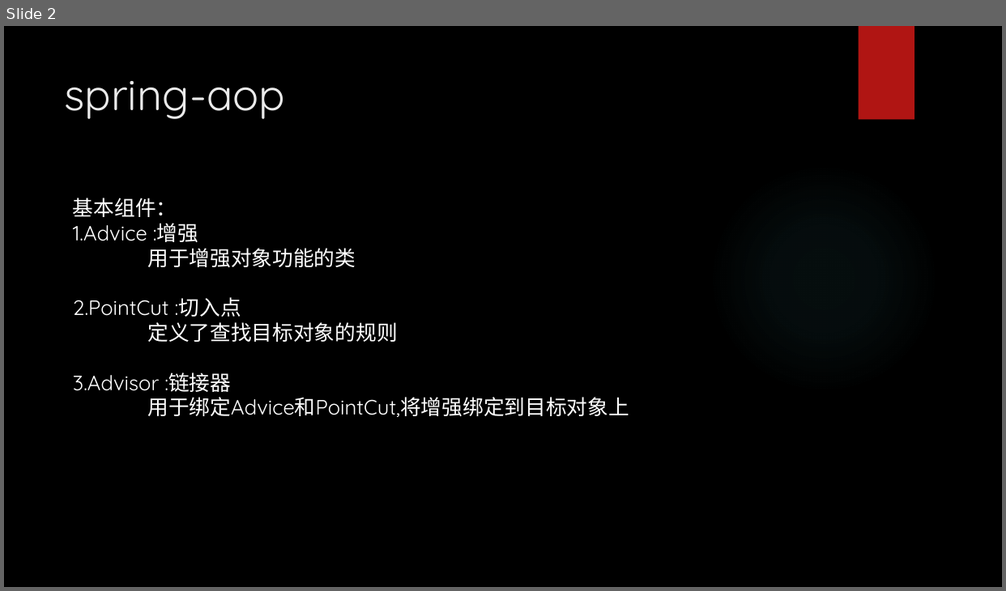
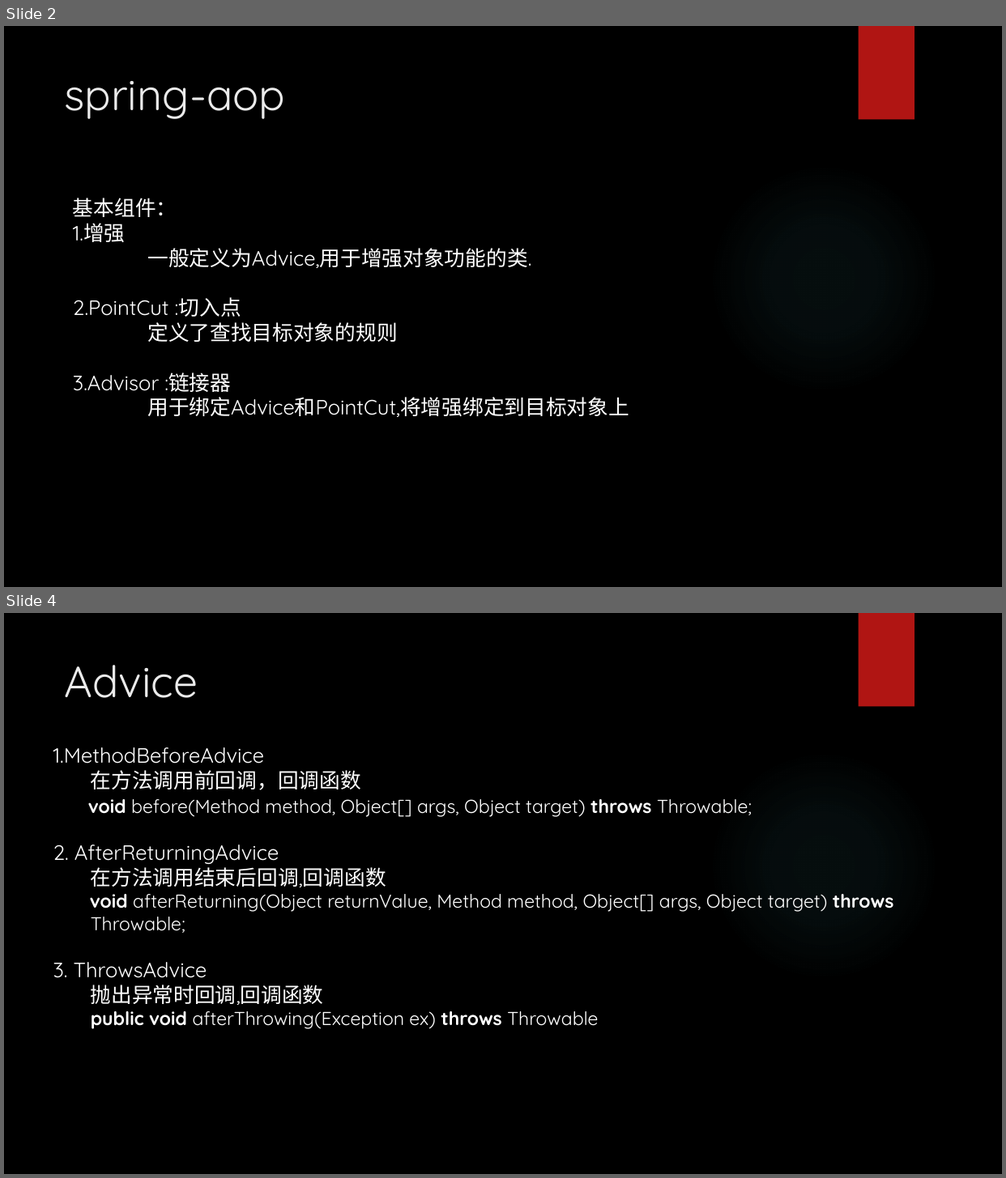
Before and after one commit to liuniudun/doc, a slide deck: Spring-aop.pptx. Shown one above the other, each under a label of ours: slide 2 before the commit, slides 2 and 4 after it; the slides between them are not shown. The pictures are 1006x591 and 1006x1178 pixels, drawn with LibreOffice and Linux fonts; fonts in the diff are those of the drawing; background and template pictures are left out. Boxes give left, top, right and bottom in pixels: in the first picture for what was removed or moved away, otherwise in the second. Text is boxed around its words. In the diff, an @@ line names an element or a change of style, - is before the commit and + after.

```diff
--- a/Spring-aop.pptx
+++ b/Spring-aop.pptx
@@ slide 4 added at (4,613,1002,1174), background picture (left out); not listed: 2 template elements that a slide beside it also shows @@
@@ title added at (65,665,198,698), 42 pt, text #EBEBEB @@
+Advice
@@ text added at (53,747,893,1029), 18 pt, text #FFFFFF @@
+1.MethodBeforeAdvice
+在方法调用前回调，回调函数
+void before(Method method, Object[] args, Object target) throws Throwable;
+2. AfterReturningAdvice
+在方法调用结束后回调,回调函数
+void afterReturning(Object returnValue, Method method, Object[] args, Object target) throws Throwable;
+3. ThrowsAdvice
+抛出异常时回调,回调函数
+public void afterThrowing(Exception ex) throws Throwable
@@ slide 2 changed as well @@
@@ text at (73,223,531,268): text changed @@
-1.Advice :增强
-用于增强对象功能的类
+1.增强
+一般定义为Advice,用于增强对象功能的类.
```
Also in this commit, not shown: 1 other slide changed, 9 other slides added, 1 other file.
